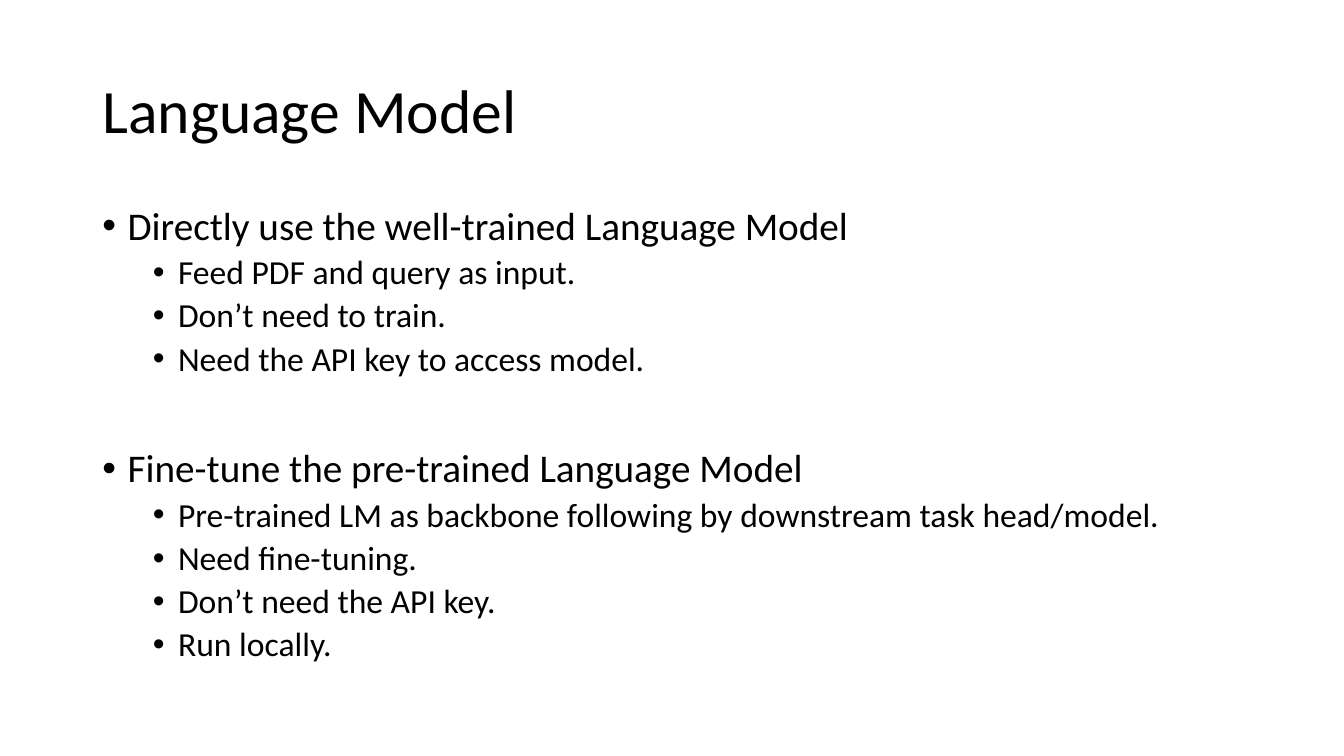
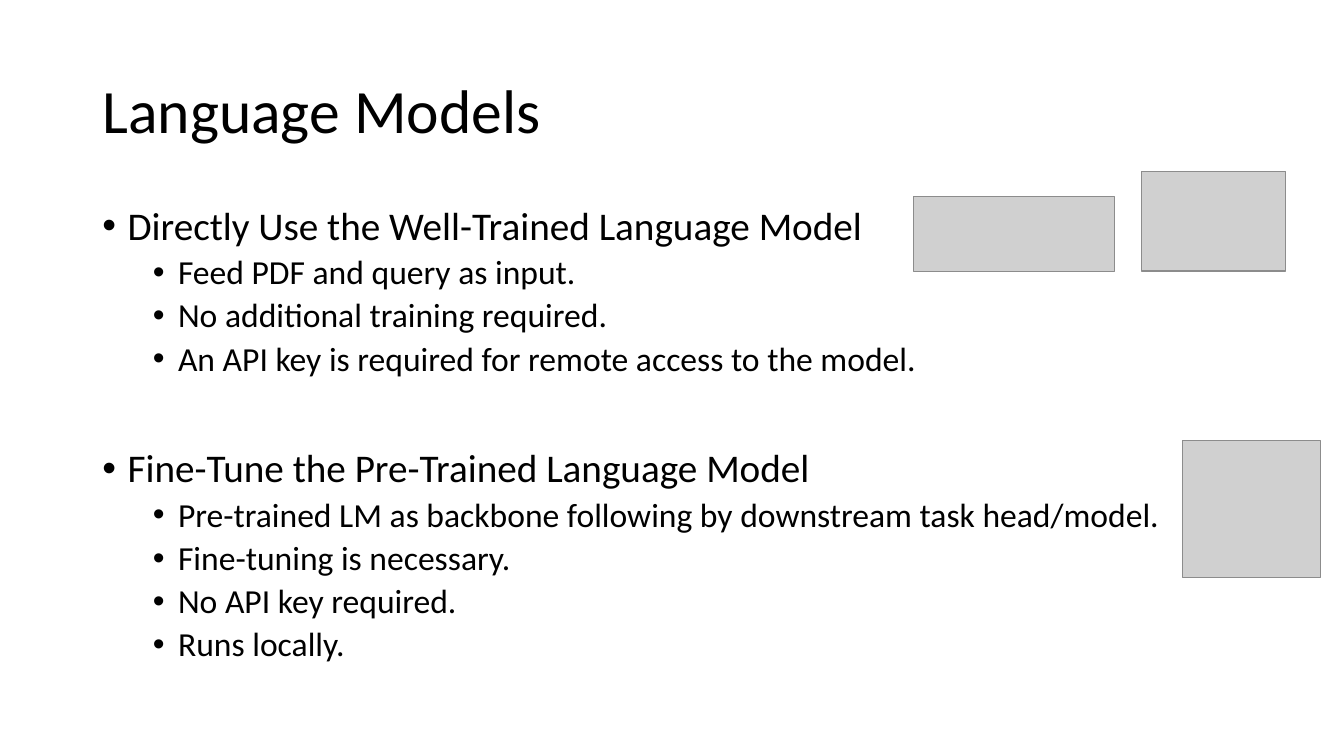
Before and after one commit to yqlai/CModel, a slide deck: slide 4 of 賴宥齊_AI.pptx. Drawn at 1344x756 pixels with LibreOffice and Linux fonts; fonts in the diff are those of the drawing; grey boxes stand for pictures. Boxes give left, top, right and bottom in pixels: in the first picture for what was removed or moved away, otherwise in the second. Text is boxed around its words. In the diff, an @@ line names an element or a change of style, - is before the commit and + after.

```diff
--- a/賴宥齊_AI.pptx
+++ b/賴宥齊_AI.pptx
@@ title at [102,90,540,144]: text changed @@
-Language Model
+Language Models
@@ picture added at [1141,171,1286,271] @@
@@ picture added at [914,197,1116,271] @@
@@ text at [128,212,862,247]: text changed @@
-• Directly use the well-trained Language Model
+• Directly Use the Well-Trained Language Model
@@ text at [128,303,915,489]: text changed @@
-  • Don’t need to train.
-  • Need the API key to access model.
-• Fine-tune the pre-trained Language Model
+  • No additional training required.
+  • An API key is required for remote access to the model.
+• Fine-Tune the Pre-Trained Language Model
@@ picture added at [1184,441,1321,578] @@
@@ text at [178,547,510,662]: text changed @@
-  • Need fine-tuning.
-  • Don’t need the API key.
-  • Run locally.
+  • Fine-tuning is necessary.
+  • No API key required.
+  • Runs locally.
```
Also in this commit, not shown: 8 other slides changed, 8 slides added, 1 slide removed, 10 other files.
